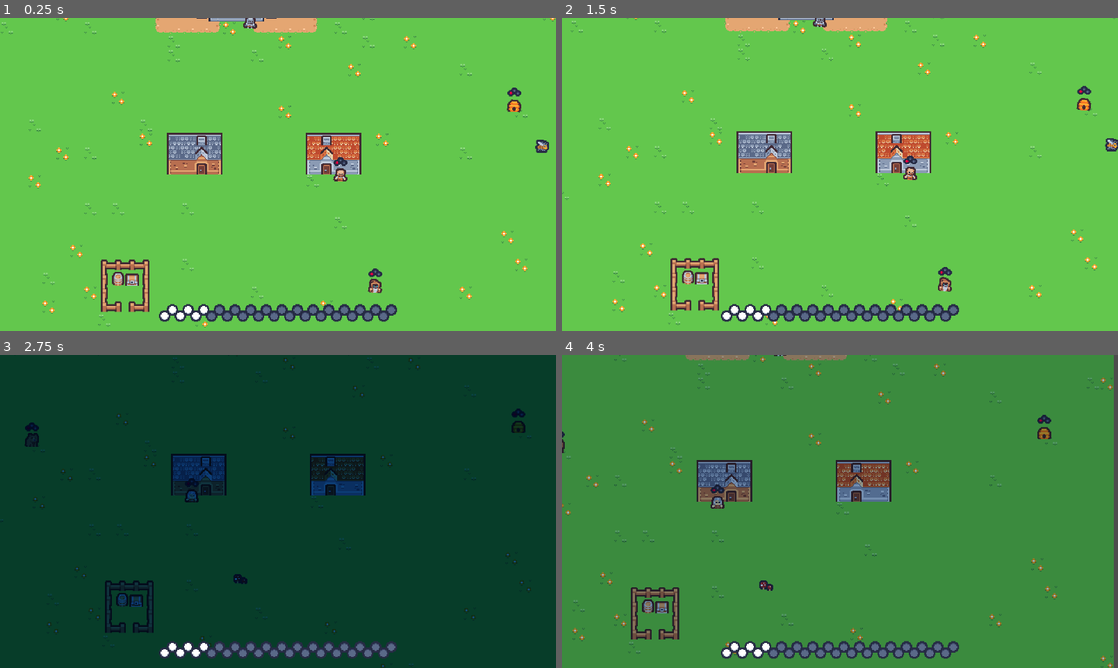
Above: before the commit, frames 1-4 (two rows, left to right).
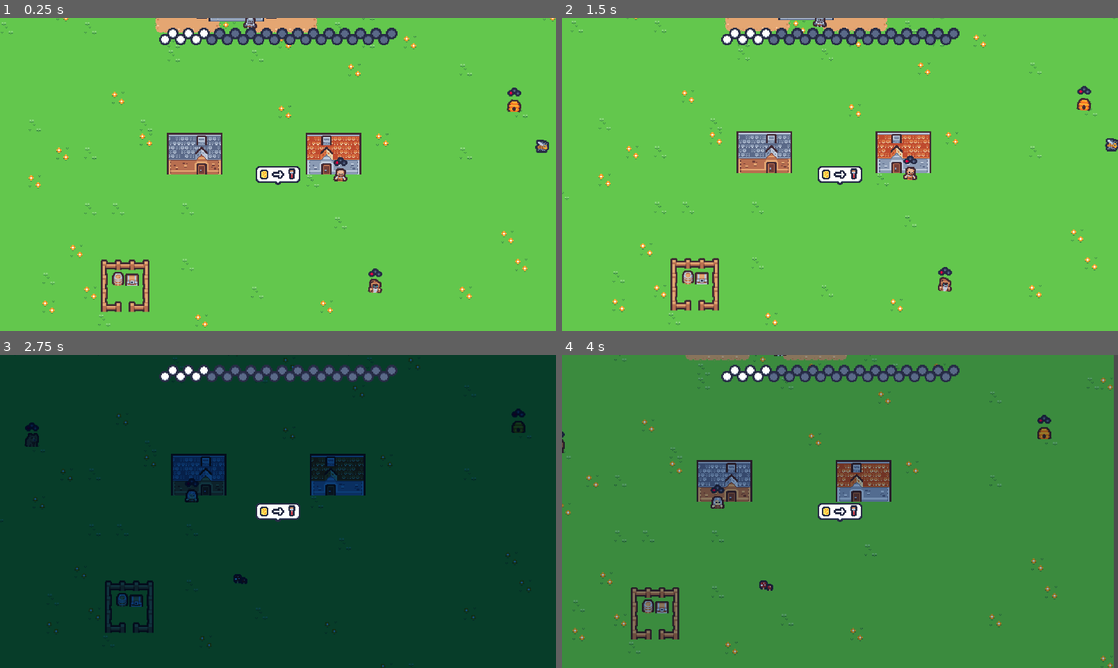
Above: after the commit, the same moments.

Repository: alfroids/ldjam-56
Game: Godot game, scene res://scenes/world/world.tscn
Same seed, same stepped clock (60 frames per second), same inputs: the game is played once before the commit and once after it.
Inputs (mouse positions are in pixels of both pictures, inside the frame that each line leads up to):
- Up to frame 1 (0.25 s): no input
- Up to frame 2 (1.5 s): tap Enter (ui_accept) at 0.5, 0.77 s; move the mouse to (1106, 146) at 0.52 s; hold D (move_right) 0.53-1.28 s; click (1106, 146) at 0.6 s; move the mouse to (728, 190) at 1.27 s; hold S (move_down) from 1.28 s (still down); click (728, 190) at 1.35 s
- Up to frame 3 (2.75 s): tap Enter (ui_accept) at 1.52 s; move the mouse to (255, 592) at 2.02 s; release S (move_down) at 2.03 s; hold D (move_right) from 2.03 s (still down); click (255, 592) at 2.1 s
- Up to frame 4 (4 s): move the mouse to (812, 574) at 2.77 s; release D (move_right) at 2.78 s; hold W (move_up) 2.78-3.53 s; click (812, 574) at 2.85 s; tap Enter (ui_accept) at 3.02, 3.77 s; move the mouse to (1006, 558) at 3.52 s; hold A (move_left) from 3.53 s (still down); click (1006, 558) at 3.6 s

The runs differ from the first frame. In frame 1, 3.9% of the frame differs, in the area x 28-72%, y 3-98%; in frame 2, 3.9%; in frame 3, 3.7%; in frame 4, 3.9%.

Commit message:
Update map.aseprite

Diff:
--- a/project.godot
+++ b/project.godot
@@ -26,7 +26,7 @@
 
 window/size/viewport_width=1920
 window/size/viewport_height=1080
-window/size/mode=3
+window/size/mode=2
 window/stretch/mode="viewport"
 
 [file_customization]
--- a/scenes/creature/creature.gd
+++ b/scenes/creature/creature.gd
@@ -52,11 +52,23 @@
 
 
 func _on_area_entered(_area: Area2D) -> void:
-	sprite_2d.scale = 4 * Vector2.ONE
+	var tween: Tween = create_tween()
+	tween.tween_property(
+		sprite_2d,
+		^"scale",
+		4 * Vector2.ONE,
+		0.2
+	).set_trans(Tween.TRANS_BACK).set_ease(Tween.EASE_OUT)
 
 
 func _on_area_exited(_area: Area2D) -> void:
-	sprite_2d.scale = 3 * Vector2.ONE
+	var tween: Tween = create_tween()
+	tween.tween_property(
+		sprite_2d,
+		^"scale",
+		3 * Vector2.ONE,
+		0.2
+	).set_trans(Tween.TRANS_BACK).set_ease(Tween.EASE_OUT)
 
 
 func _on_cycle_manager_period_started(period: CycleManager.PERIOD) -> void:
--- /dev/null
+++ b/scenes/new_trade_bubble/new_trade_bubble.tscn
@@ -0,0 +1,41 @@
+[gd_scene load_steps=7 format=3 uid="uid://dfrxet8rlm526"]
+
+[ext_resource type="Texture2D" uid="uid://cxt0bupwaliv4" path="res://assets/ui.png" id="1_yt0ra"]
+[ext_resource type="Texture2D" uid="uid://d140l2bv4vvky" path="res://assets/creatures_and_items.png" id="2_4s42i"]
+
+[sub_resource type="AtlasTexture" id="AtlasTexture_kkd4n"]
+atlas = ExtResource("1_yt0ra")
+region = Rect2(70, 70, 52, 22)
+
+[sub_resource type="AtlasTexture" id="AtlasTexture_ukwpk"]
+atlas = ExtResource("2_4s42i")
+region = Rect2(112, 24, 20, 20)
+
+[sub_resource type="AtlasTexture" id="AtlasTexture_0ae3h"]
+atlas = ExtResource("1_yt0ra")
+region = Rect2(96, 0, 16, 16)
+
+[sub_resource type="AtlasTexture" id="AtlasTexture_omv5d"]
+atlas = ExtResource("2_4s42i")
+region = Rect2(200, 24, 20, 20)
+
+[node name="NewTradeBubble" type="Node2D"]
+
+[node name="Bubble" type="Sprite2D" parent="."]
+scale = Vector2(3, 3)
+texture = SubResource("AtlasTexture_kkd4n")
+offset = Vector2(0, 1)
+
+[node name="Item" type="Sprite2D" parent="."]
+position = Vector2(-48, 0)
+scale = Vector2(3, 3)
+texture = SubResource("AtlasTexture_ukwpk")
+
+[node name="Arrow" type="Sprite2D" parent="."]
+scale = Vector2(3, 3)
+texture = SubResource("AtlasTexture_0ae3h")
+
+[node name="Reward" type="Sprite2D" parent="."]
+position = Vector2(48, 0)
+scale = Vector2(3, 3)
+texture = SubResource("AtlasTexture_omv5d")
--- a/scenes/ui/ui.gd
+++ b/scenes/ui/ui.gd
@@ -1,7 +1,7 @@
 extends Control
 
 
-@onready var faith_bar: TextureProgressBar = $FaithBar as TextureProgressBar
+@onready var faith_bar: TextureProgressBar = %FaithBar as TextureProgressBar
 
 
 func _ready() -> void:
--- a/scenes/ui/ui.tscn
+++ b/scenes/ui/ui.tscn
@@ -14,21 +14,30 @@
 mouse_filter = 2
 script = ExtResource("1_em8dl")
 
-[node name="FaithBar" type="TextureProgressBar" parent="."]
+[node name="MarginContainer" type="MarginContainer" parent="."]
 layout_mode = 1
-anchors_preset = 7
-anchor_left = 0.5
-anchor_top = 1.0
-anchor_right = 0.5
+anchors_preset = 15
+anchor_right = 1.0
 anchor_bottom = 1.0
-offset_left = -137.0
-offset_top = -52.0
-offset_right = 137.0
-offset_bottom = -32.0
 grow_horizontal = 2
-grow_vertical = 0
+grow_vertical = 2
+theme_override_constants/margin_left = 64
+theme_override_constants/margin_top = 64
+theme_override_constants/margin_right = 64
+theme_override_constants/margin_bottom = 64
+
+[node name="FaithBarPosition" type="Control" parent="MarginContainer"]
+layout_mode = 2
+size_flags_horizontal = 4
+size_flags_vertical = 0
+
+[node name="FaithBar" type="TextureProgressBar" parent="MarginContainer/FaithBarPosition"]
+unique_name_in_owner = true
+layout_mode = 0
+offset_right = 274.0
+offset_bottom = 20.0
 scale = Vector2(3, 3)
-pivot_offset = Vector2(137, 20)
+pivot_offset = Vector2(205, 15)
 size_flags_horizontal = 4
 size_flags_vertical = 8
 max_value = 274.0
--- a/scenes/world/world.tscn
+++ b/scenes/world/world.tscn
@@ -1,8 +1,9 @@
-[gd_scene load_steps=17 format=3 uid="uid://cdyuf34e6gxn2"]
+[gd_scene load_steps=18 format=3 uid="uid://cdyuf34e6gxn2"]
 
 [ext_resource type="Script" path="res://scenes/world/world.gd" id="1_imt2e"]
 [ext_resource type="Script" path="res://scenes/world/cameraman.gd" id="1_vmgys"]
 [ext_resource type="PackedScene" uid="uid://8paq0btdr4a" path="res://scenes/map/map.tscn" id="2_v43ui"]
+[ext_resource type="PackedScene" uid="uid://dfrxet8rlm526" path="res://scenes/new_trade_bubble/new_trade_bubble.tscn" id="3_h3wcd"]
 [ext_resource type="PackedScene" uid="uid://cffirh2waccm7" path="res://scenes/creature/creature.tscn" id="4_8rj3d"]
 [ext_resource type="Resource" uid="uid://8frcca4w8csi" path="res://scenes/creature/creatures/alchemist.tres" id="5_id8b2"]
 [ext_resource type="Resource" uid="uid://du1vinwfsx583" path="res://scenes/creature/creatures/blacksmith.tres" id="5_ratov"]
@@ -25,6 +26,9 @@
 [node name="HUD" type="CanvasLayer" parent="."]
 
 [node name="UI" parent="HUD" instance=ExtResource("15_1bv26")]
+
+[node name="NewTradeBubble" parent="HUD" instance=ExtResource("3_h3wcd")]
+position = Vector2(960, 540)
 
 [node name="CanvasModulate" type="CanvasModulate" parent="."]
 
Binary file changed: assets/creatures_and_items.aseprite
Binary file changed: assets/creatures_and_items.png
Binary file changed: assets/map.aseprite
